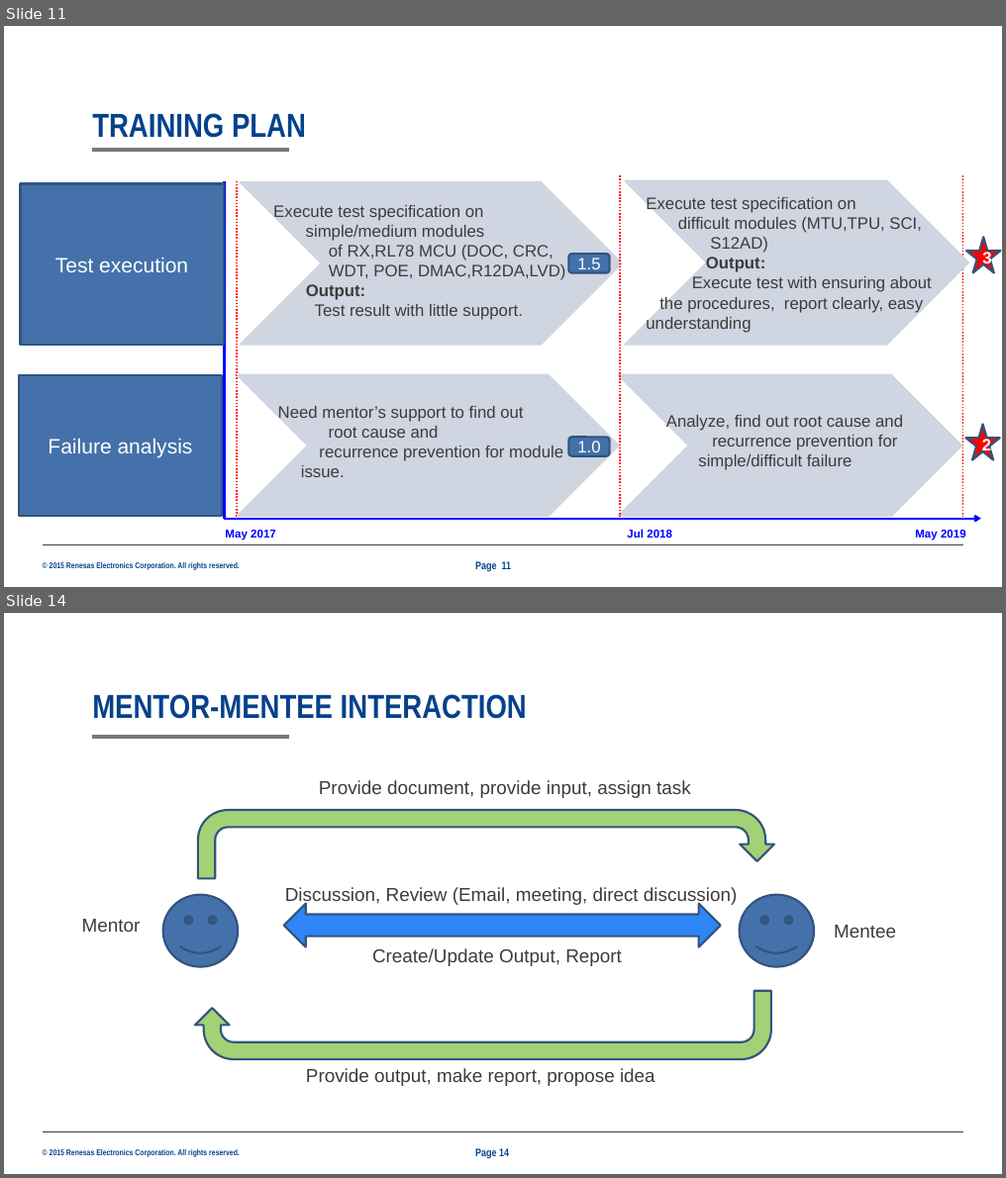
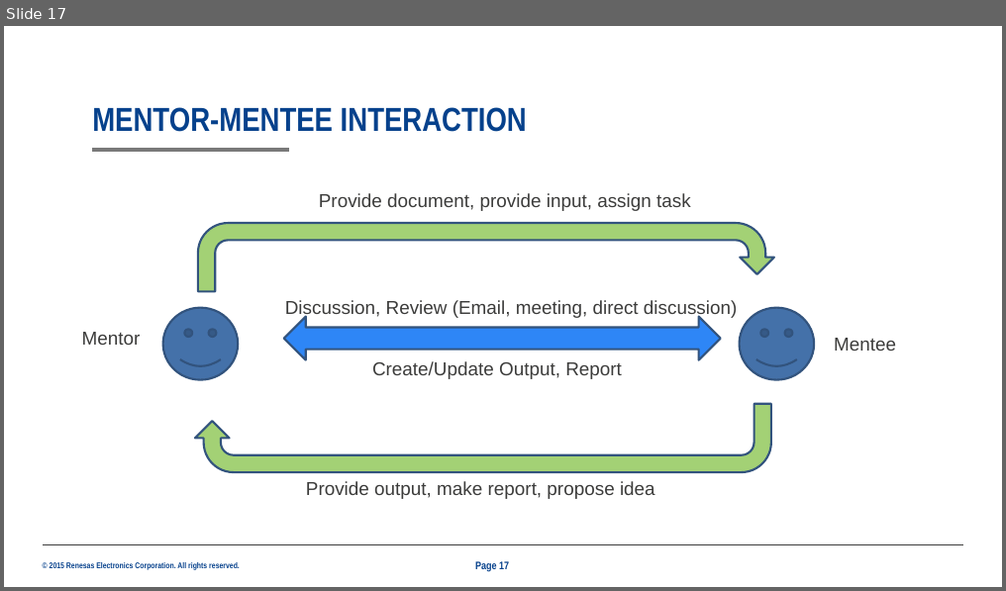
Before and after one commit to boheomap/afsdfsddsf, a slide deck: 25G_TrainingPlan_ThanhPham_2001_new_Jun28.pptx. Shown one above the other, each under a label of ours: slides 11 and 14 before the commit, slide 17 after it; the slides between them are not shown. The pictures are 1006x1178 and 1006x591 pixels, drawn with LibreOffice and Linux fonts; fonts in the diff are those of the drawing; background and template pictures are left out. Boxes give left, top, right and bottom in pixels: in the first picture for what was removed or moved away, otherwise in the second. Text is boxed around its words. In the diff, an @@ line names an element or a change of style, - is before the commit and + after.

```diff
--- a/25G_TrainingPlan_ThanhPham_2001_new_Jun28.pptx
+++ b/25G_TrainingPlan_ThanhPham_2001_new_Jun28.pptx
@@ slide 11 removed at (x1=4, y1=26, x2=1002, y2=587), background #FFFFFF; not listed: 3 template elements that a slide beside it also shows @@
@@ title removed at (x1=92, y1=113, x2=306, y2=138) @@
-TRAINING PLAN
@@ rectangle removed at (x1=21, y1=184, x2=224, y2=345) @@
-Test execution
@@ line removed from (224, 519) to (224, 181) @@
@@ line removed from (237, 181) to (237, 517) @@
@@ chevron removed at (x1=241, y1=182, x2=622, y2=344) @@
@@ line removed from (620, 175) to (620, 517) @@
@@ chevron removed at (x1=626, y1=181, x2=968, y2=344) @@
@@ text removed at (x1=646, y1=197, x2=932, y2=333) @@
-Execute test specification on
-difficult modules (MTU,TPU, SCI,
-S12AD)
-Output:
-Execute test with ensuring about
-the procedures, report clearly, easy understanding
@@ line removed from (963, 175) to (963, 517) @@
@@ text removed at (x1=273, y1=205, x2=565, y2=320) @@
-Execute test specification on
-simple/medium modules
-of RX,RL78 MCU (DOC, CRC,
-WDT, POE, DMAC,R12DA,LVD)
-Output:
-Test result with little support.
@@ rounded rectangle removed at (x1=568, y1=254, x2=610, y2=274) @@
-1.5
@@ star removed at (x1=966, y1=237, x2=1000, y2=274) @@
-3
@@ rectangle removed at (x1=19, y1=375, x2=222, y2=516) @@
-Failure analysis
@@ chevron removed at (x1=238, y1=375, x2=619, y2=516) @@
@@ chevron removed at (x1=619, y1=375, x2=961, y2=516) @@
@@ text removed at (x1=278, y1=406, x2=563, y2=477) @@
-Need mentor’s support to find out
-root cause and
-recurrence prevention for module
-issue.
@@ rounded rectangle removed at (x1=568, y1=437, x2=610, y2=457) @@
-1.0
@@ text removed at (x1=666, y1=415, x2=903, y2=471) @@
-Analyze, find out root cause and
-recurrence prevention for
-simple/difficult failure
@@ star removed at (x1=966, y1=424, x2=1000, y2=461) @@
-2
@@ arrow removed from (224, 519) to (981, 519) @@
@@ text removed at (x1=225, y1=530, x2=276, y2=541) @@
-May 2017
@@ text removed at (x1=627, y1=529, x2=672, y2=538) @@
-Jul 2018
@@ text removed at (x1=915, y1=530, x2=966, y2=541) @@
-May 2019
@@ page number removed at (x1=475, y1=562, x2=512, y2=571) @@
-Page 11
@@ what was slide 14 is now slide 17 @@
@@ page number at (x1=475, y1=562, x2=509, y2=571): text changed @@
-Page 14
+Page 17
```
Also in this commit, not shown: 9 slides changed, 6 slides added, 2 other slides removed.
